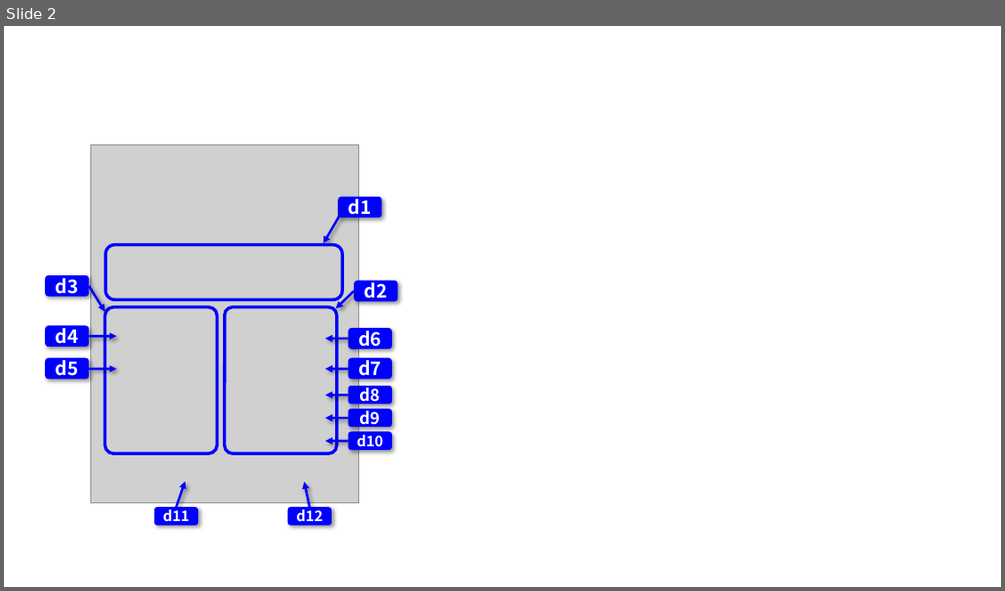
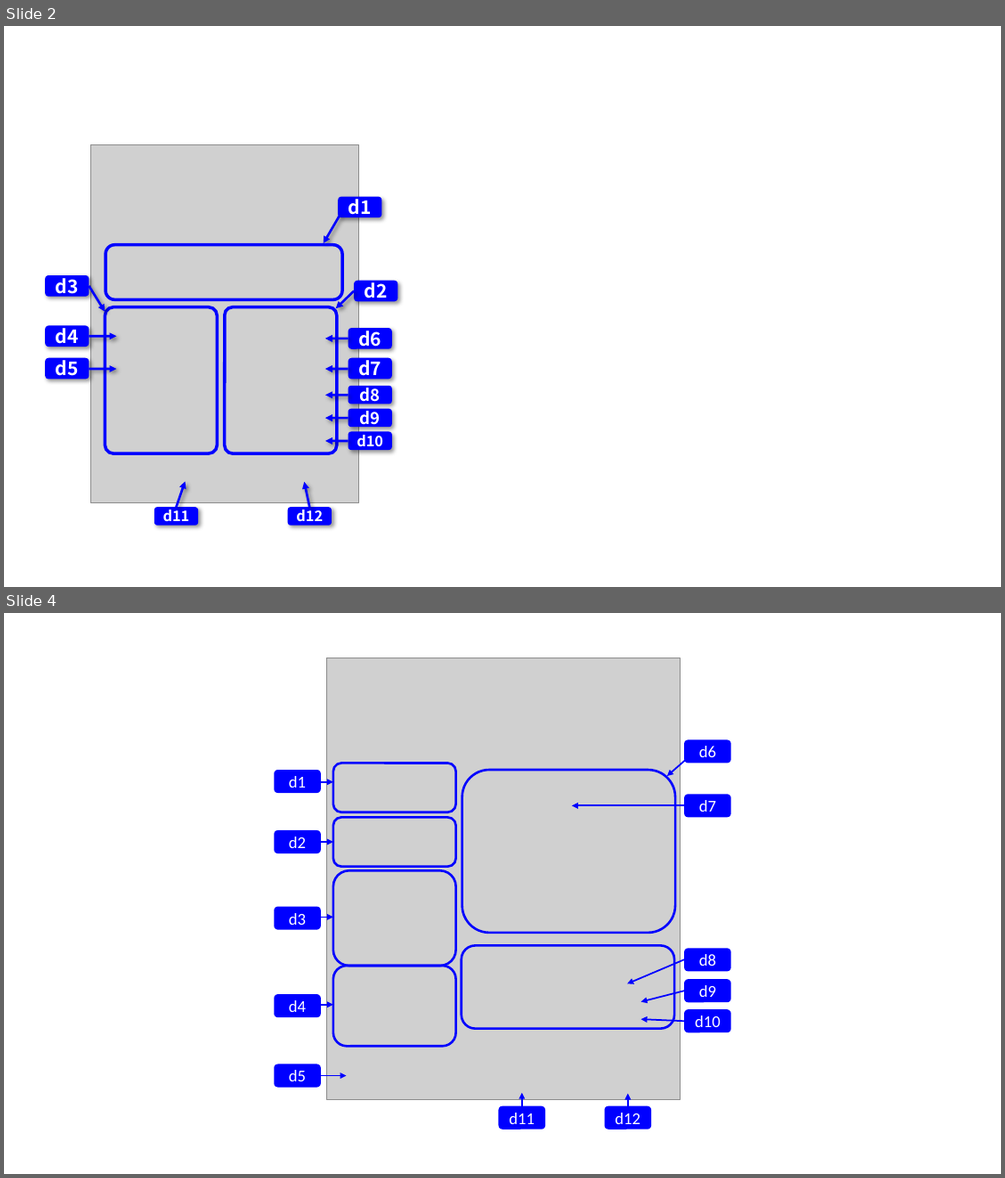
Before and after one commit to TakashiIjiri/TakashiIjiri.github.io, a slide deck: SoftRoiPainter4D/seg/image/新規 Microsoft PowerPoint Presentation.pptx. Shown one above the other, each under a label of ours: slide 2 before the commit, slides 2 and 4 after it; the slides between them are not shown. The pictures are 1005x591 and 1005x1178 pixels, drawn with LibreOffice and Linux fonts; fonts in the diff are those of the drawing; grey boxes stand for pictures. Boxes give left, top, right and bottom in pixels: in the first picture for what was removed or moved away, otherwise in the second. Text is boxed around its words. In the diff, an @@ line names an element or a change of style, - is before the commit and + after.

```diff
--- a/SoftRoiPainter4D/seg/image/新規 Microsoft PowerPoint Presentation.pptx
+++ b/SoftRoiPainter4D/seg/image/新規 Microsoft PowerPoint Presentation.pptx
@@ slide 4 added at bbox=[4, 613, 1001, 1174], background #FFFFFF @@
@@ picture added at bbox=[327, 657, 680, 1100] @@
@@ rounded rectangle added at bbox=[685, 740, 732, 763], fill #0000FF, 16 pt, text #FFFFFF @@
+d6
@@ rounded rectangle added at bbox=[274, 770, 321, 793], fill #0000FF, 16 pt, text #FFFFFF @@
+d1
@@ rounded rectangle added at bbox=[333, 763, 455, 812], outline #0000FF 2.25 pt @@
@@ rounded rectangle added at bbox=[462, 770, 676, 933], outline #0000FF 2.25 pt @@
@@ arrow added from (685, 761) to (667, 776), #0000FF 1.5 pt @@
@@ arrow added from (318, 782) to (333, 782), #0000FF 1.5 pt @@
@@ rounded rectangle added at bbox=[685, 794, 732, 817], fill #0000FF, 16 pt, text #FFFFFF @@
+d7
@@ rounded rectangle added at bbox=[333, 817, 455, 867], outline #0000FF 2.25 pt @@
@@ arrow added from (685, 806) to (572, 806), #0000FF 1.5 pt @@
@@ rounded rectangle added at bbox=[274, 831, 321, 854], fill #0000FF, 16 pt, text #FFFFFF @@
+d2
@@ arrow added from (318, 842) to (333, 842), #0000FF 1.5 pt @@
@@ rounded rectangle added at bbox=[333, 870, 455, 965], outline #0000FF 2.25 pt @@
@@ rounded rectangle added at bbox=[274, 906, 321, 929], fill #0000FF, 16 pt, text #FFFFFF @@
+d3
@@ arrow added from (318, 916) to (333, 916), #0000FF 1.5 pt @@
@@ rounded rectangle added at bbox=[461, 946, 675, 1029], outline #0000FF 2.25 pt @@
@@ arrow added from (685, 959) to (628, 984), #0000FF 1.5 pt @@
@@ rounded rectangle added at bbox=[685, 948, 732, 971], fill #0000FF, 16 pt, text #FFFFFF @@
+d8
@@ rounded rectangle added at bbox=[333, 965, 455, 1046], outline #0000FF 2.25 pt @@
@@ rounded rectangle added at bbox=[685, 980, 732, 1003], fill #0000FF, 16 pt, text #FFFFFF @@
+d9
@@ rounded rectangle added at bbox=[274, 995, 321, 1018], fill #0000FF, 16 pt, text #FFFFFF @@
+d4
@@ arrow added from (318, 1004) to (333, 1004), #0000FF 1.5 pt @@
@@ arrow added from (685, 990) to (641, 1002), #0000FF 1.5 pt @@
@@ rounded rectangle added at bbox=[685, 1009, 732, 1032], fill #0000FF, 16 pt, text #FFFFFF @@
+d10
@@ arrow added from (685, 1022) to (641, 1019), #0000FF 1.5 pt @@
@@ rounded rectangle added at bbox=[274, 1064, 321, 1087], fill #0000FF, 16 pt, text #FFFFFF @@
+d5
@@ arrow added from (321, 1076) to (347, 1076), #0000FF 1.5 pt @@
@@ arrow added from (522, 1106) to (522, 1093), #0000FF 1.5 pt @@
@@ arrow added from (628, 1107) to (628, 1093), #0000FF 1.5 pt @@
@@ rounded rectangle added at bbox=[498, 1106, 545, 1129], fill #0000FF, 16 pt, text #FFFFFF @@
+d11
@@ rounded rectangle added at bbox=[605, 1106, 652, 1129], fill #0000FF, 16 pt, text #FFFFFF @@
+d12
```
Also in this commit, not shown: 1 other slide added, 13 other files.
